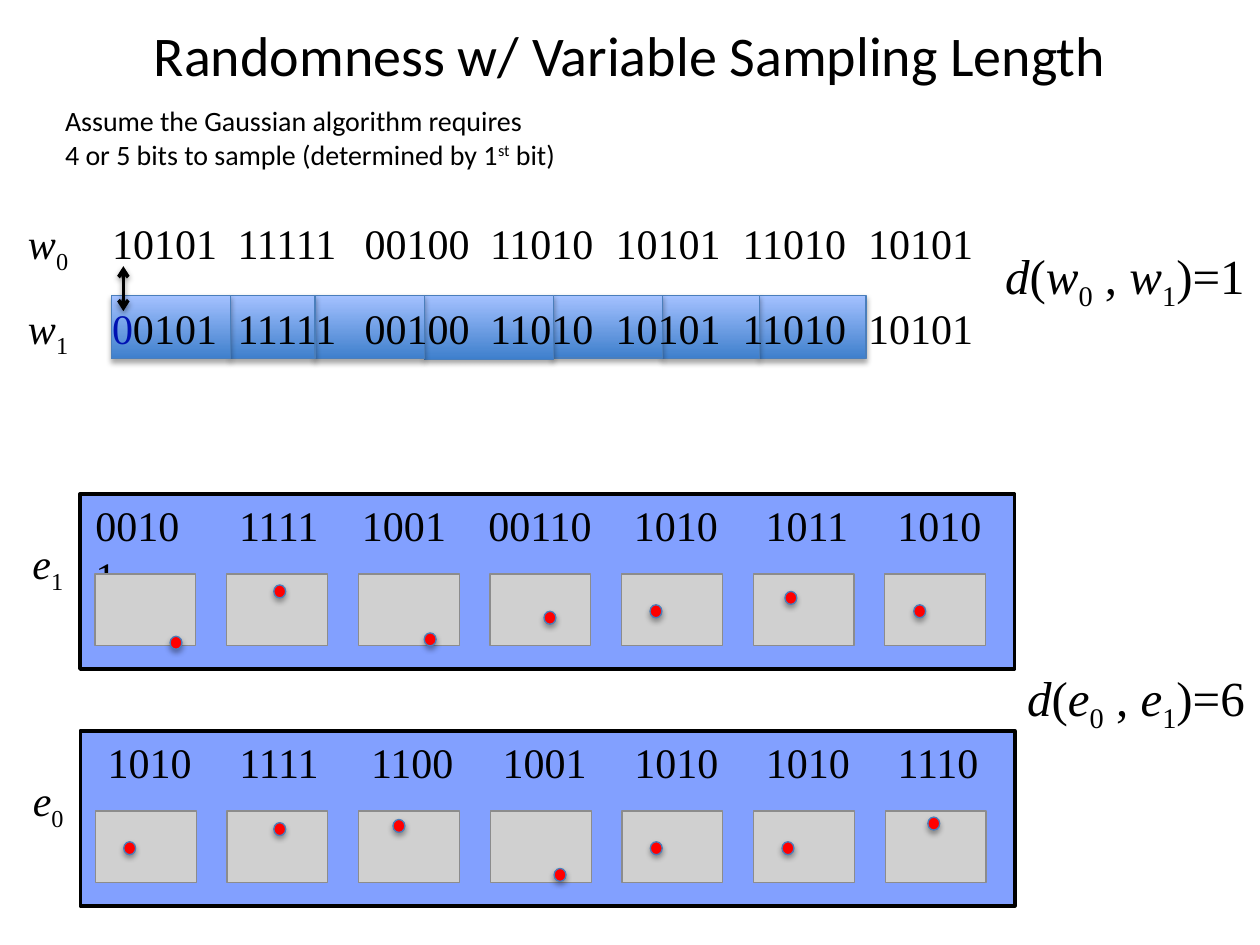
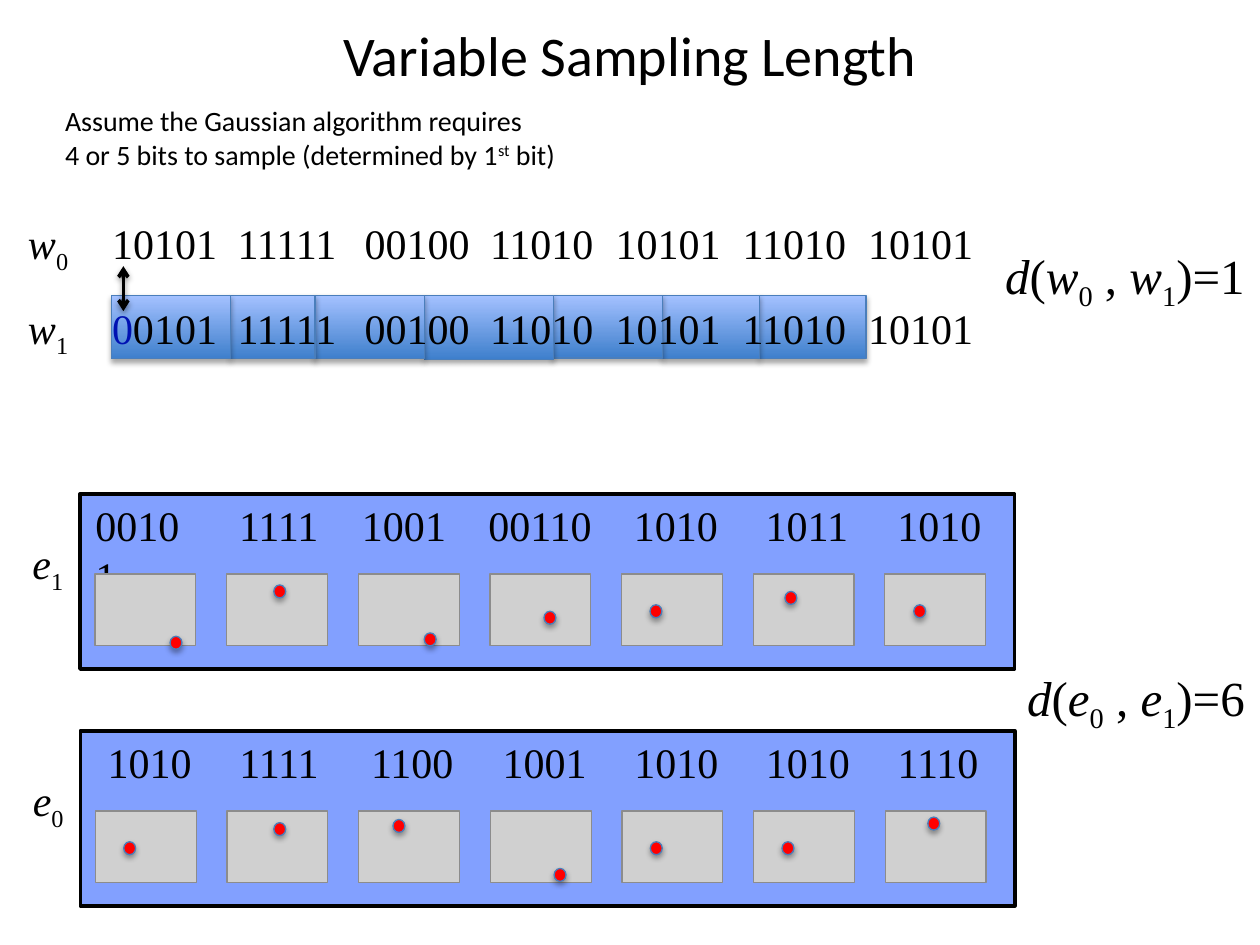
Before and after one commit to xianruimeng/comp-fuzzy-ext, a slide deck: slide 25 of ComputationalFuzzyExtractors.pptx. Drawn at 1260x945 pixels with LibreOffice and Linux fonts; fonts in the diff are those of the drawing; grey boxes stand for pictures. Boxes give left, top, right and bottom in pixels: in the first picture for what was removed or moved away, otherwise in the second. Text is boxed around its words. In the diff, an @@ line names an element or a change of style, - is before the commit and + after.

```diff
--- a/ComputationalFuzzyExtractors.pptx
+++ b/ComputationalFuzzyExtractors.pptx
@@ title at (343,37,915,86): text changed @@
-Randomness w/ Variable Sampling Length
+Variable Sampling Length
```
Also in this commit, not shown: 18 other slides changed, 1 other file.
